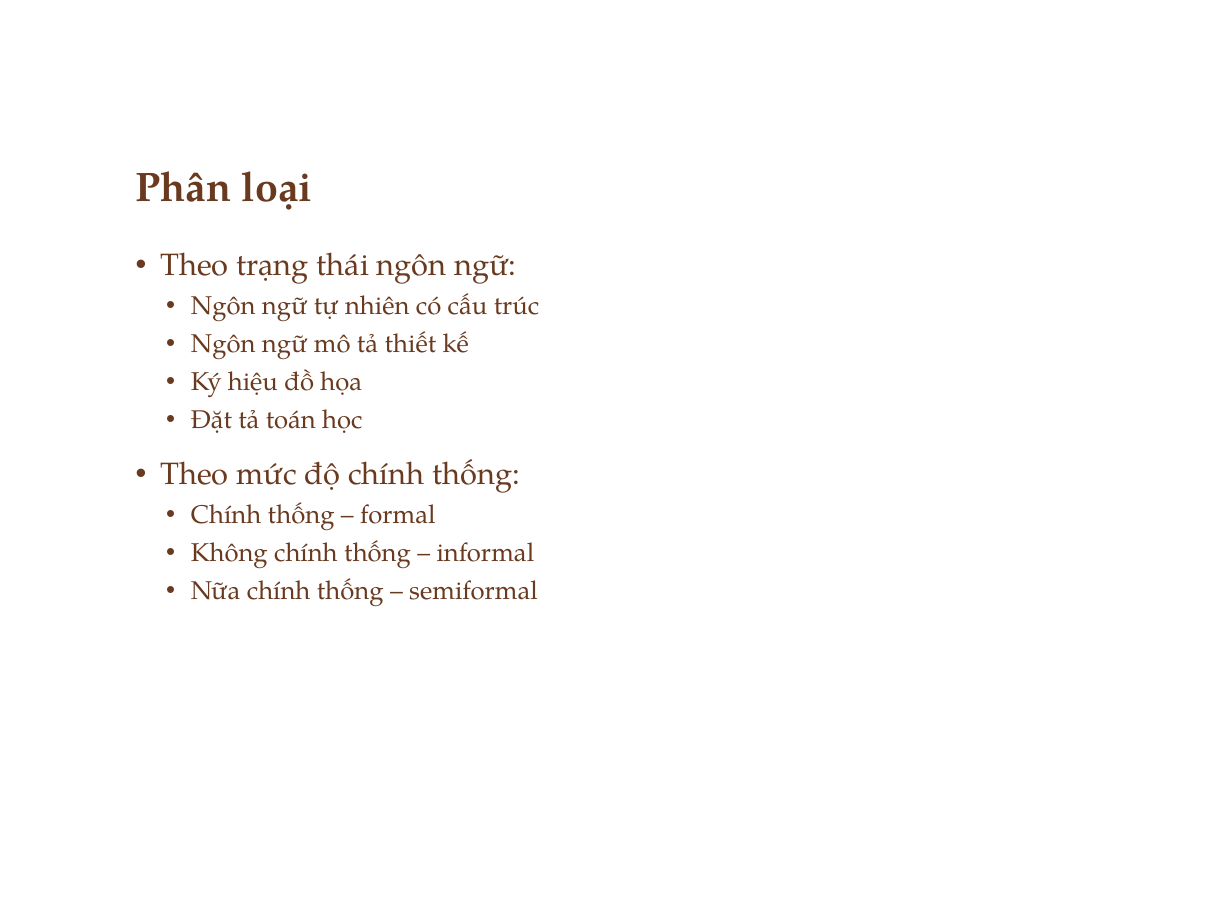
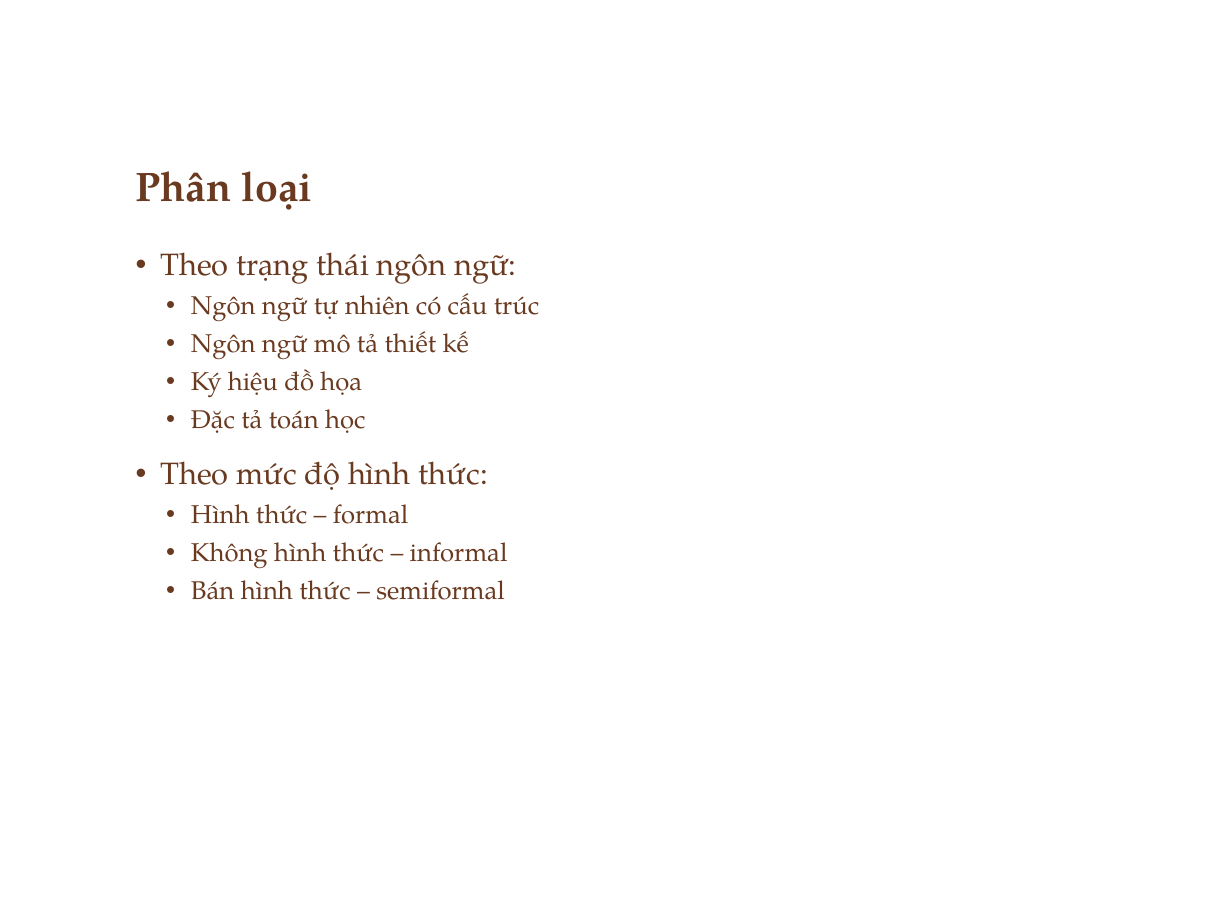
Before and after one commit to ChrisJamison/seminar_cnpm, a slide deck: slide 39 of Seminar/Software Requirement.pptx. Drawn at 1232x924 pixels with LibreOffice and Linux fonts; fonts in the diff are those of the drawing; background and template pictures are left out. Boxes give left, top, right and bottom in pixels: in the first picture for what was removed or moved away, otherwise in the second. Text is boxed around its words. In the diff, an @@ line names an element or a change of style, - is before the commit and + after.

```diff
--- a/Seminar/Software Requirement.pptx
+++ b/Seminar/Software Requirement.pptx
@@ text at [160, 409, 508, 600]: text changed @@
-  • Đặt tả toán học
-• Theo mức độ chính thống:
-  • Chính thống – formal
-  • Không chính thống – informal
-  • Nữa chính thống – semiformal
+  • Đặc tả toán học
+• Theo mức độ hình thức:
+  • Hình thức – formal
+  • Không hình thức – informal
+  • Bán hình thức – semiformal
```
Also in this commit, not shown: 14 other slides changed, 7 slides added, 1 slide removed.
